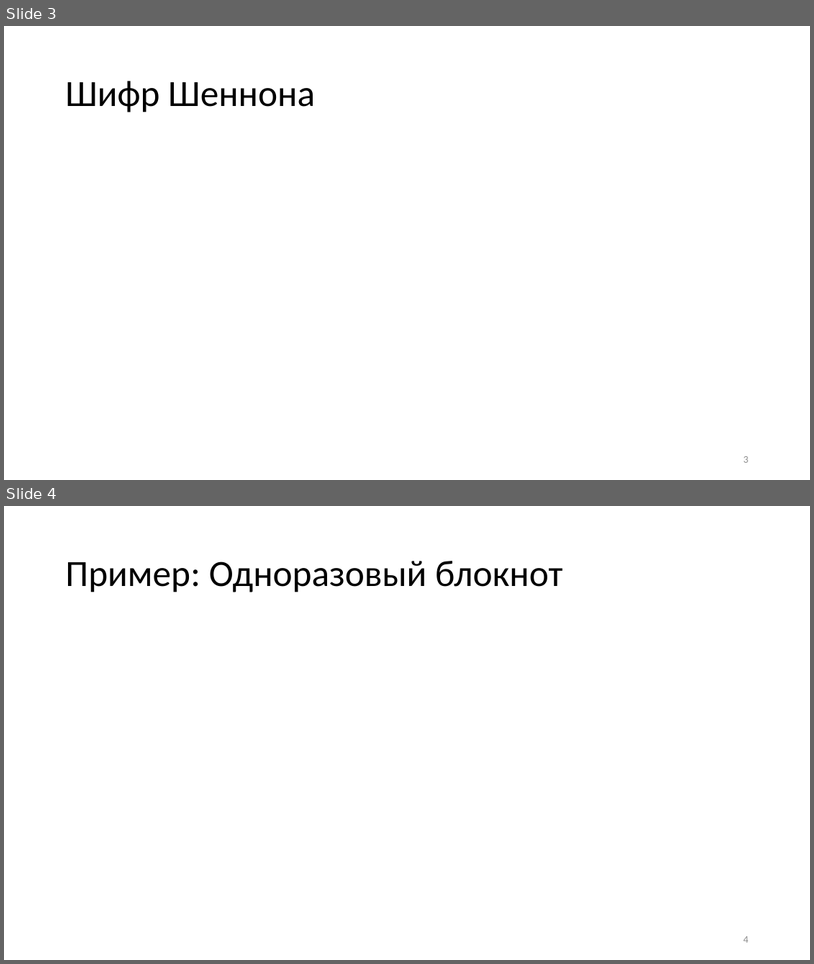
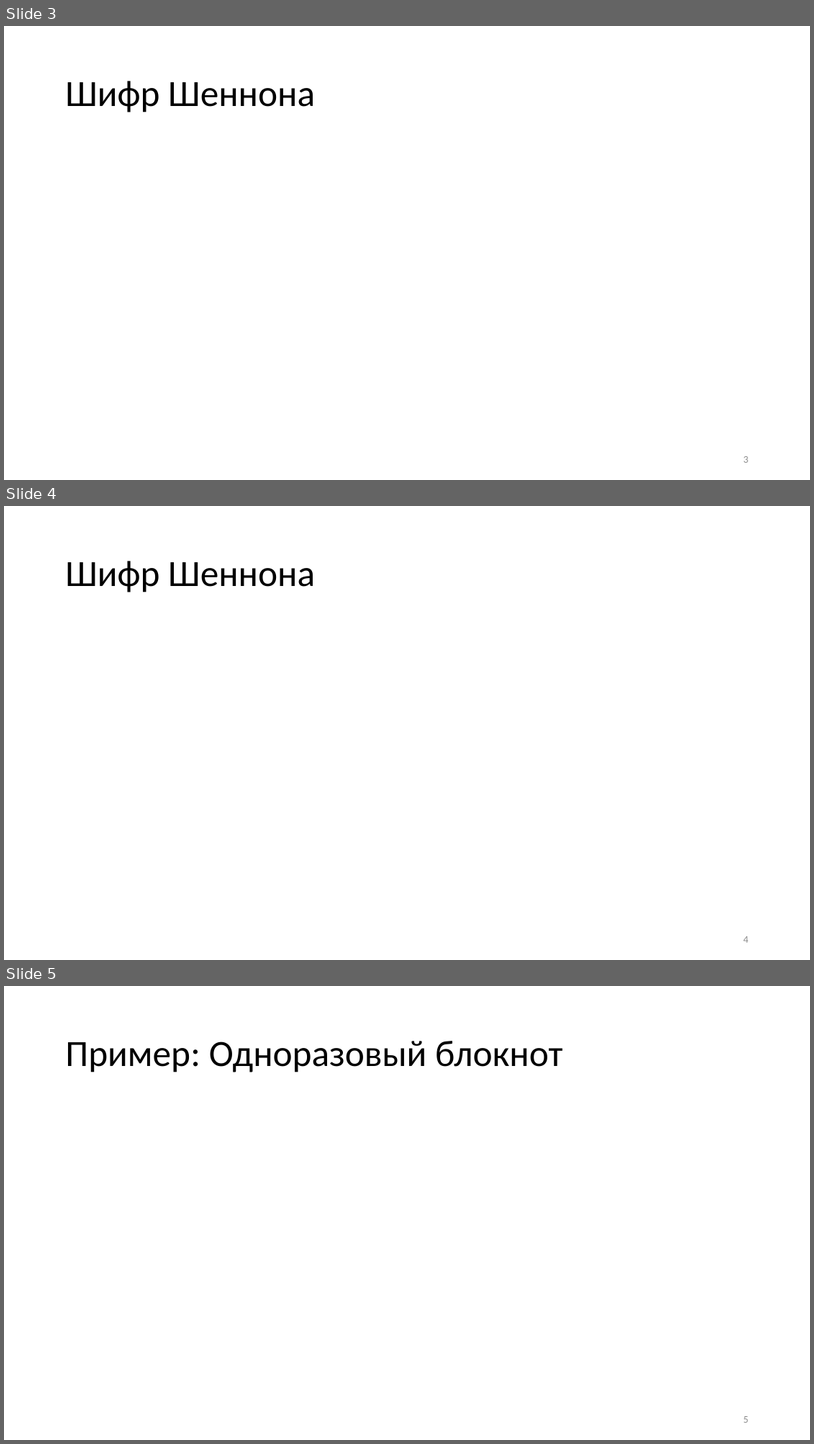
Before and after one commit to CryptoCourse/CryptoLectures, a slide deck: Lectures/BlockCiphersLite.pptx. Shown one above the other, each under a label of ours: slides 3 and 4 before the commit, slides 3, 4 and 5 after it. The pictures are 814x964 and 814x1444 pixels, drawn with LibreOffice and Linux fonts; fonts in the diff are those of the drawing; grey boxes stand for pictures. Boxes give left, top, right and bottom in pixels: in the first picture for what was removed or moved away, otherwise in the second. Text is boxed around its words. In the diff, an @@ line names an element or a change of style, - is before the commit and + after.

Commit message:
Пропавший слайд в мини лекции по блочным шифрам.

```diff
--- a/Lectures/BlockCiphersLite.pptx
+++ b/Lectures/BlockCiphersLite.pptx
@@ slide 4 added at box(4, 506, 810, 960), background #FFFFFF @@
@@ title added at box(65, 561, 315, 592), 44 pt, text #000000 @@
+Шифр Шеннона
@@ page number added at box(743, 936, 748, 942), 12 pt, text #8C8C8C @@
+4
@@ what was slide 4 is now slide 5 @@
@@ page number at box(743, 1416, 748, 1422): text changed @@
-4
+5
```
